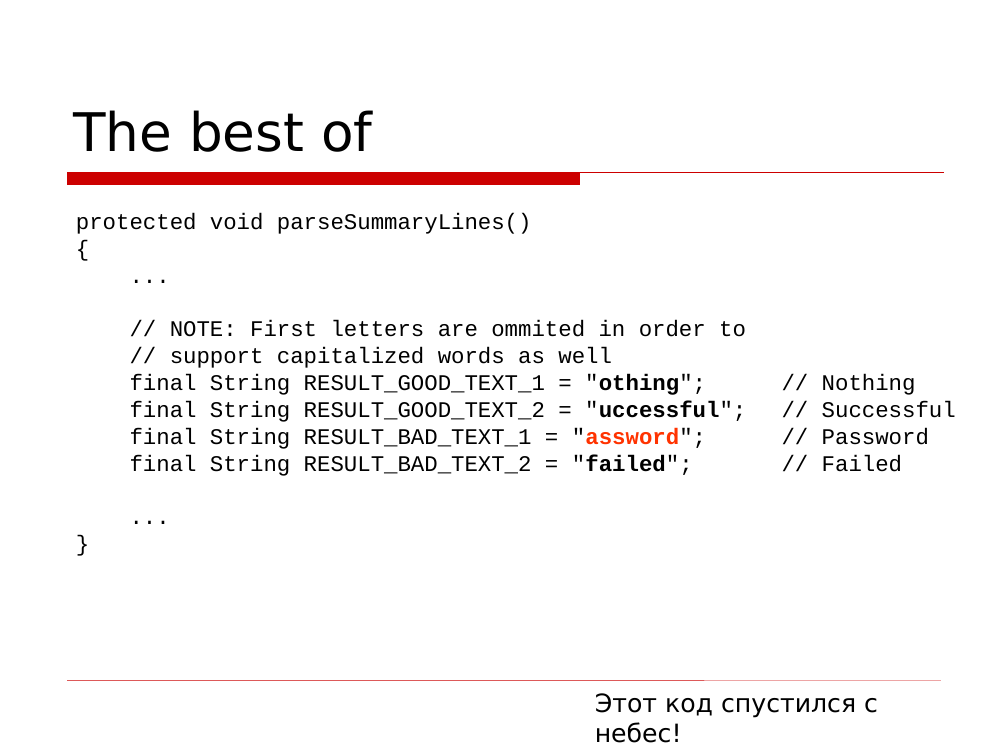
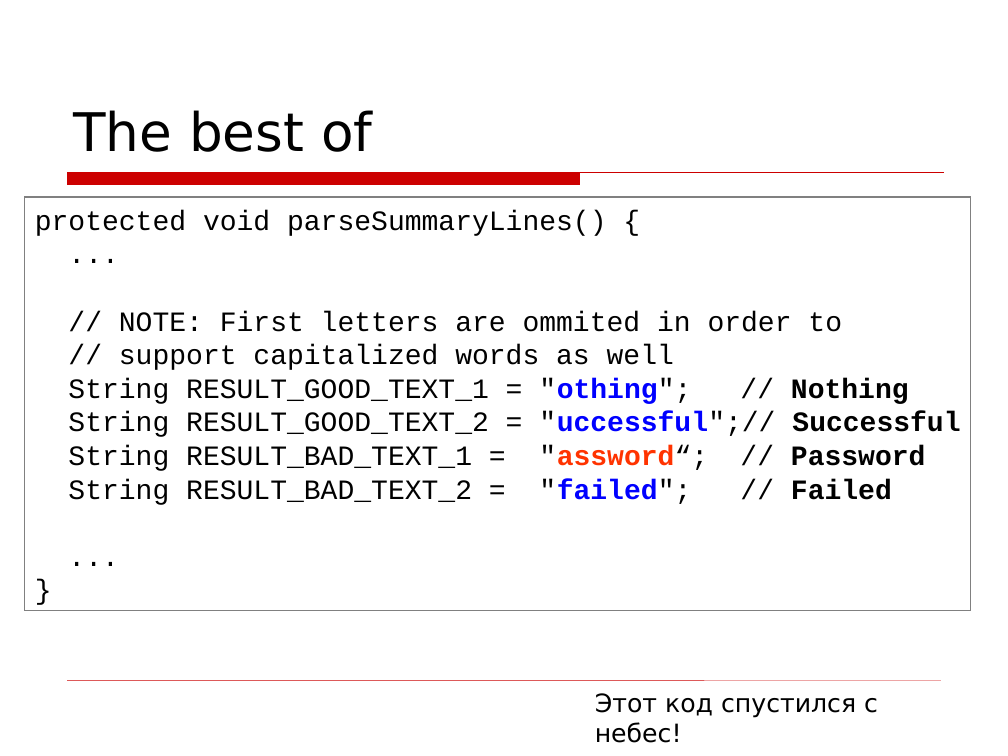
Before and after one commit to asolntsev/presentations, a slide deck: slide 36 of wtf-code/WTF_code.devclub.ru.ppt (slide 42 before the commit). Drawn at 1008x756 pixels with LibreOffice and Linux fonts; fonts in the diff are those of the drawing; background and template pictures are left out. Boxes give left, top, right and bottom in pixels: in the first picture for what was removed or moved away, otherwise in the second. Text is boxed around its words. In the diff, an @@ line names an element or a change of style, - is before the commit and + after.

```diff
--- a/wtf-code/WTF_code.devclub.ru.ppt
+++ b/wtf-code/WTF_code.devclub.ru.ppt
@@ rectangle "protected void parseSummaryLines() {": place and size @@
-rectangle "protected void parseSummaryLines() {" at <box>76,213,902,476</box>
+rectangle "protected void parseSummaryLines() {" at <box>25,197,971,610</box>
@@ rectangle "protected void parseSummaryLines() {" at <box>25,197,971,610</box>: fill none to #FFFFFF; outline none to #808080 0.74 pt @@
@@ text in rectangle at <box>35,210,607,236</box>: text changed; size 16 to 20 pt @@
-protected void parseSummaryLines()
-{
+protected void parseSummaryLines() {
@@ text in rectangle at <box>119,311,842,370</box>: size 16 to 20 pt in "...", "// NOTE: First letters are ommited in ...", "// support capitalized words as well", "..." and 1 more places @@
@@ text in rectangle at <box>68,378,960,505</box>: text changed; size 16 to 20 pt @@
-final String RESULT_GOOD_TEXT_1 = "othing"; // Nothing
-final String RESULT_GOOD_TEXT_2 = "uccessful"; // Successful
-final String RESULT_BAD_TEXT_1 = "assword"; // Password
-final String RESULT_BAD_TEXT_2 = "failed"; // Failed
+String RESULT_GOOD_TEXT_1 = "othing"; // Nothing
+String RESULT_GOOD_TEXT_2 = "uccessful";// Successful
+String RESULT_BAD_TEXT_1 = "assword“; // Password
+String RESULT_BAD_TEXT_2 = "failed"; // Failed
```
Also in this commit, not shown: 20 other slides changed, 5 slides added, 11 slides removed.
